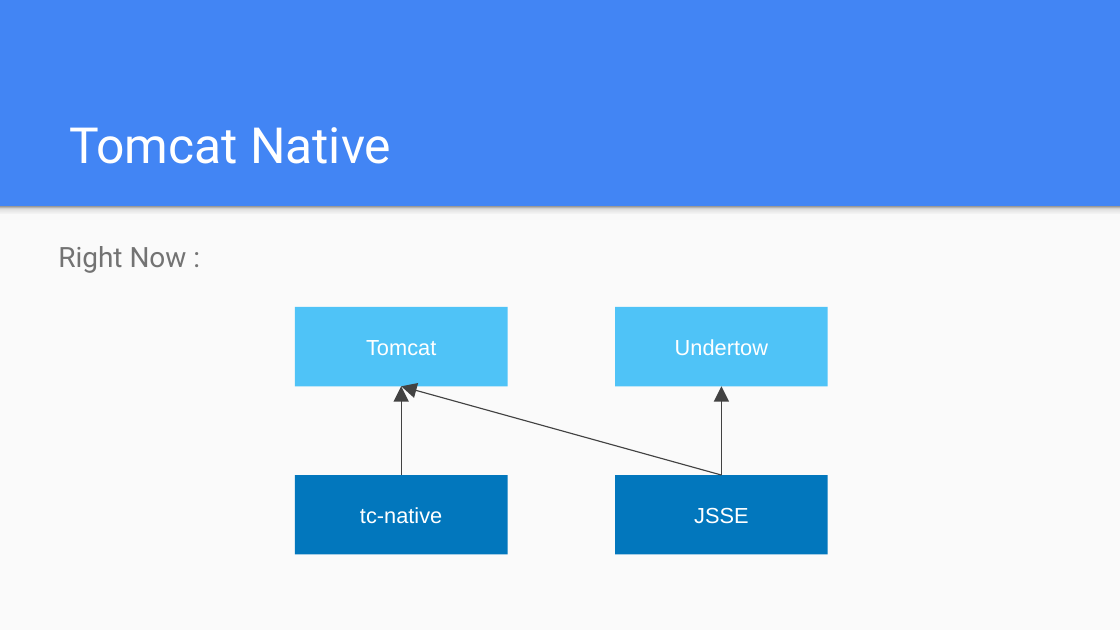
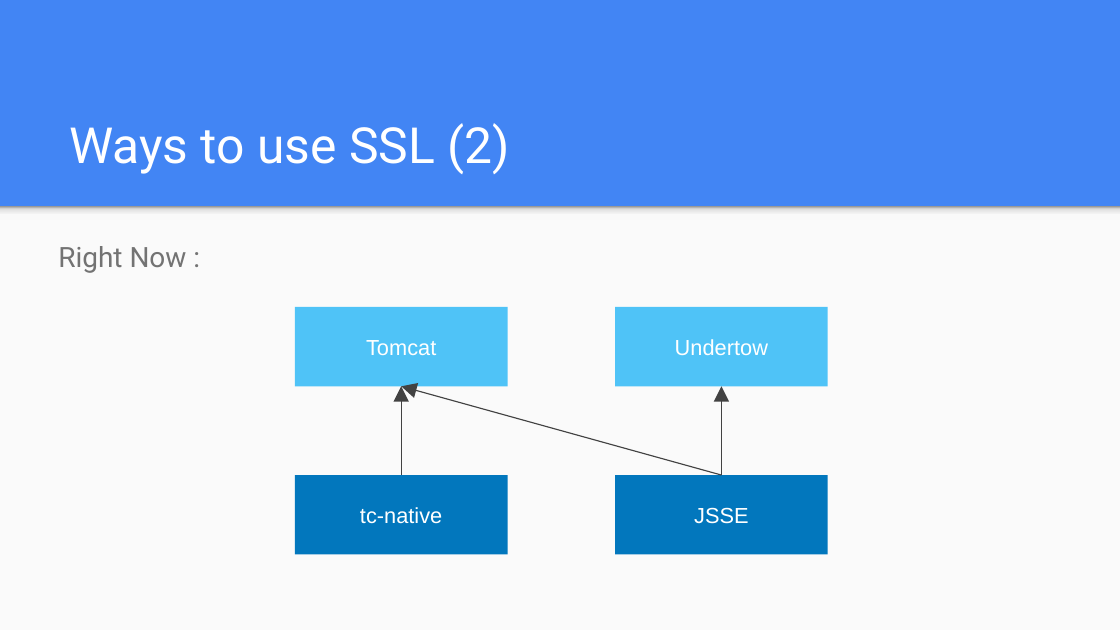
Before and after one commit to jocelynthode/tomcat-native2-doc, a slide deck: slide 6 of initial_presentation.pptx (slide 7 before the commit). Drawn at 1120x630 pixels with LibreOffice and Linux fonts; fonts in the diff are those of the drawing. Boxes give left, top, right and bottom in pixels: in the first picture for what was removed or moved away, otherwise in the second. Text is boxed around its words. In the diff, an @@ line names an element or a change of style, - is before the commit and + after.

```diff
--- a/initial_presentation.pptx
+++ b/initial_presentation.pptx
@@ title at [69,123,509,174]: text changed @@
-Tomcat Native
+Ways to use SSL (2)
```
Also in this commit, not shown: 6 other slides changed, 1 slide added, 1 slide removed, 1 other file.
